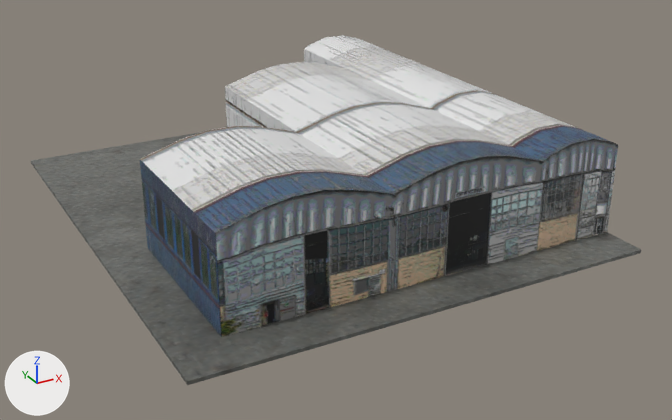
What one commit did to the Blender file Assets/Mesh/Capannoni.blend.
Camera for both pictures: a 50 mm lens placed at (-18.0, -36.2, 17.3), pointed at (0.9, -1.9, 0.1). Every picture has the same lights, and +X, +Y and +Z are marked at lower left. The first picture is the older version.

Names of what the first picture shows: 'Capannoni_col'.
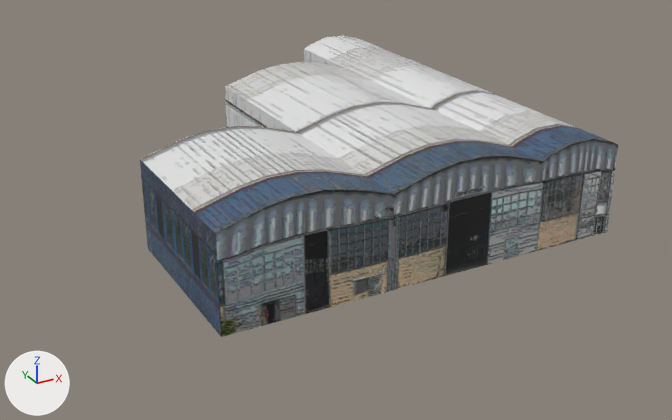
The newer file is also turned or shifted as a whole; pictures and numbers use the older file's frame.

Where the change shows, as pixel boxes (x1, y1, x2, y2) in the pictures (672 x 420 px):
'Capannoni_col', reshaped (22% narrower, 14% shorter)
    before: (31, 35, 641, 385)
    after: (140, 35, 618, 337)
part 1 of me_cube_025, deleted
    before: (31, 133, 641, 385)

The change, as a diff of the scene's bpy script:
```diff
--- a/Assets/Mesh/Capannoni.blend.py
+++ b/Assets/Mesh/Capannoni.blend.py
@@ me_cube_025 @@
 # used by ob_capannoni_col; location = (0.0, 0.0, 0.0)
-me_cube_025.from_pydata(...)  # 111 vertices, 88 faces; spans x -10.0..10.0, y -11.7..11.3, z 0.0..4.9
+me_cube_025.from_pydata(...)  # 103 vertices, 83 faces; spans x -8.0..10.0, y -9.7..11.3, z 0.2..4.9
+# me_cube_025 part 1: the loose piece of 8 vertices spanning x -10.0..10.0, y -11.7..11.3, z 0.0..0.2 is deleted
 me_cube_025.materials.append(mat_trim_facciate)
-me_cube_025.materials.append(mat_trim_ground)
```
